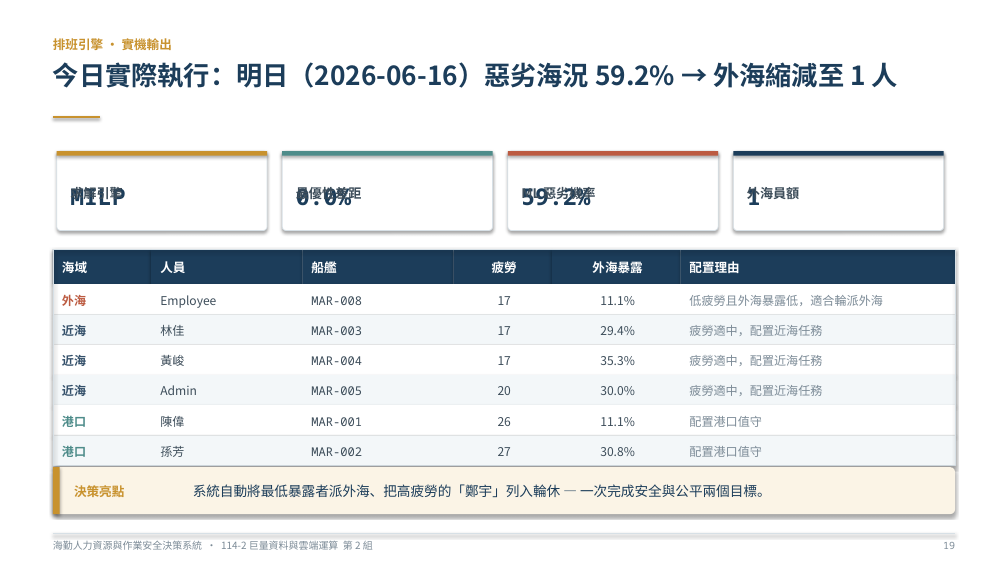
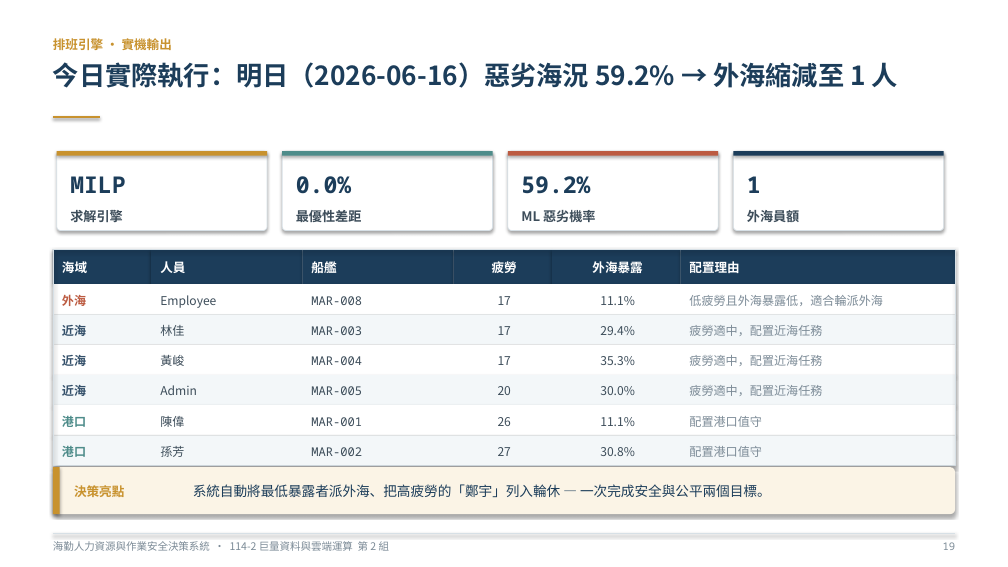
Before and after one commit to rocjveteran/114-2_BigDataCC-2nd, a slide deck: slide 24 of docs/slides/巨量資料與雲端運算技術_海勤人力資源與作業安全決策系統_黃宇平_傅瀚鋌_曾紹喆_劉家样_李翊丞_林秉賢.pptx. Drawn at 1008x567 pixels with LibreOffice and Linux fonts; fonts in the diff are those of the drawing. Boxes give left, top, right and bottom in pixels: in the first picture for what was removed or moved away, otherwise in the second. Text is boxed around its words. In the diff, an @@ line names an element or a change of style, - is before the commit and + after.

```diff
--- a/docs/slides/巨量資料與雲端運算技術_海勤人力資源與作業安全決策系統_黃宇平_傅瀚鋌_曾紹喆_劉家样_李翊丞_林秉賢.pptx
+++ b/docs/slides/巨量資料與雲端運算技術_海勤人力資源與作業安全決策系統_黃宇平_傅瀚鋌_曾紹喆_劉家样_李翊丞_林秉賢.pptx
@@ text "MILP" moved from (x1=70, y1=187, x2=125, y2=205) to (x1=70, y1=176, x2=125, y2=193) @@
@@ text "0.0%" moved from (x1=296, y1=187, x2=351, y2=205) to (x1=296, y1=176, x2=351, y2=194) @@
@@ text "59.2%" moved from (x1=521, y1=187, x2=590, y2=205) to (x1=521, y1=176, x2=590, y2=194) @@
@@ text "1" moved from (x1=747, y1=187, x2=761, y2=205) to (x1=747, y1=176, x2=761, y2=193) @@
@@ 4 texts moved together from (x1=70, y1=184, x2=799, y2=202) to (x1=70, y1=210, x2=799, y2=222) @@
@@ text "海勤人力資源與作業安全決策系統 · 114-2 巨量資料與雲端運算 第 ..." at (x1=53, y1=541, x2=390, y2=551): size 9.5 to 10 pt @@
```
Also in this commit, not shown: 49 other slides changed, 2 other files.
